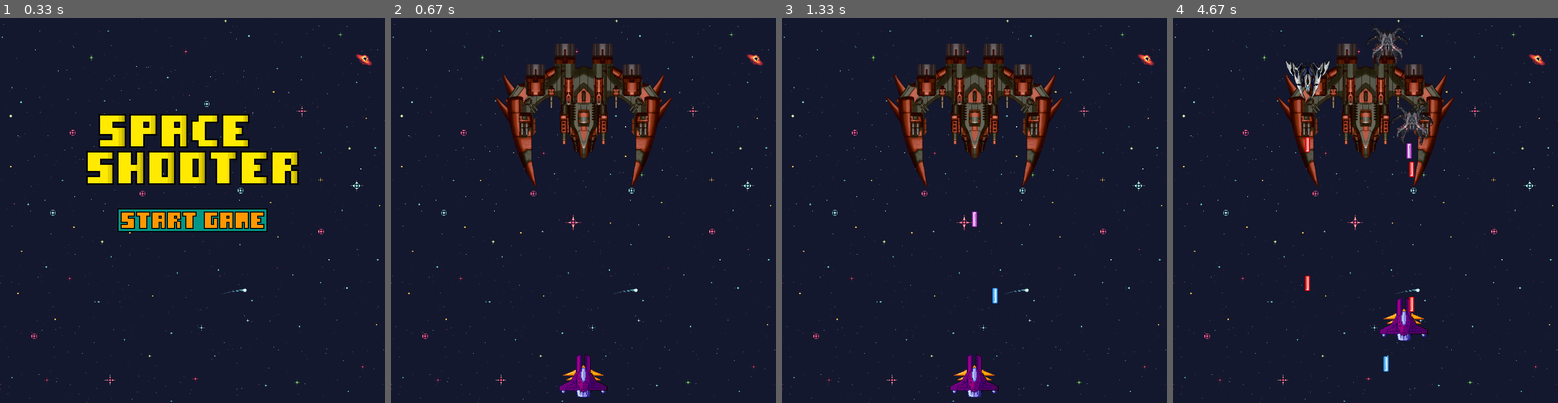
Above: before the commit, frames 1-4 (left to right).
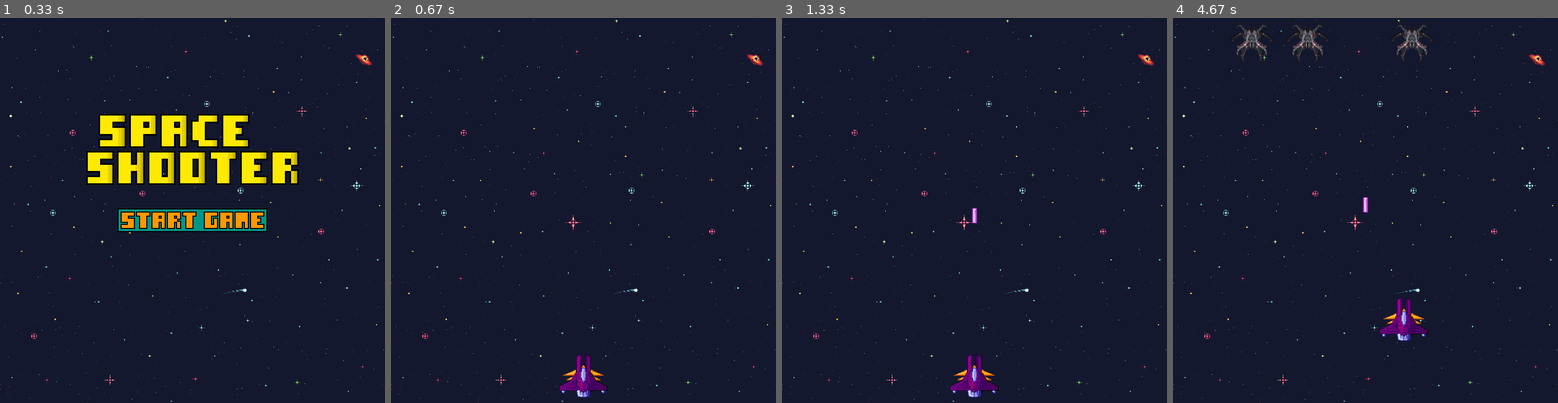
Above: after the commit, the same moments.

Repository: cjs-13/Projeto_pygame
Game: pygame game, started from main.py
The game is run twice, just before and just after one commit, with the same random seed, the same clock (stepped at 60 frames per second) and the same inputs.
Inputs (mouse positions are in pixels of both pictures, inside the frame that each line leads up to):
- Up to frame 1 (0.33 s): no input
- Up to frame 2 (0.67 s): click (583, 222) at 0.38 s
- Up to frame 3 (1.33 s): tap Space at 0.67 s; tap L at 1 s
- Up to frame 4 (4.67 s): hold D 1.33-1.8 s; tap Space at 1.4, 1.7, 1.9, 2.23, 2.53, 2.73, 3.03, 3.3, 3.63, 3.93, 4.07, 4.47 s; hold W 1.83-2.13 s; tap U at 1.98, 3.38, 4.55 s; hold D 2.17-2.63 s; hold A 2.67-3.2 s; hold S 3.23-3.53 s; hold A 3.57-3.97 s; hold W 4-4.37 s; hold D from 4.4 s (still down)

Frame 1 is identical in both runs. In frame 2, 7.2% of the frame differs, in the area x 26-74%, y 6-44%; in frame 3, 7.3%; in frame 4, 8.9%, in the area x 14-74%, y 0-92%.

Commit message:
Novo sistema de colisão 100% implementado
o novo sistema de colisão foi implementado, removido o bug em que se tiver varios inimigos na tela e um morrer o jogo crasha, inimigos e chefão ainda pecisam ter armas recalibradas

Diff:
--- a/main.py
+++ b/main.py
@@ -39,43 +39,27 @@
 
 # Classes
 class Laser():
-    def __init__(self, x, y, img, nave, indice, arma):
+    def __init__(self, x, y, img, nave, arma):
         self.x = x
         self.y = y
         self.img = img
         self.mascara = pygame.mask.from_surface(self.img)
         self.nave = nave
-        self.indice = indice
-        self.damagetype = nave.damagetype
+        self.damagetype = nave.layer
         self.vel_x = nave.laservel_x[arma]
         self.vel_y = nave.laservel_y[arma]
-        self.hp = nave.laserhp
-        self.arma_x = nave.arma_x[arma]
-        self.arma_y = nave.arma_y[arma]
-
-    def draw(self, tela):
-        if self.nave.tipo == "Jogador":
-            tela.blit(self.img, (int(self.x) + (self.nave.largura()//2) - (self.img.get_width()//2), int(self.y)))
-        elif self.nave.tipo == "Inimigo":
-            tela.blit(self.img, (self.x + (self.nave.largura()//2) - (self.img.get_width()//2), self.y + self.nave.altura() - self.img.get_height()))
-        elif self.nave.tipo == "Boss":
-            if self.indice == 0:
-                tela.blit(self.img, (int(self.x) + (self.nave.largura()//4) + (self.img.get_width()*2), int(self.y) + (self.nave.altura()//3) + ((self.img.get_height()//3)*2)))
-            if self.indice == 1:
-                tela.blit(self.img, (int(self.x) + (self.nave.largura()//4) + ((self.img.get_width()*9)//2), int(self.y) + ((self.nave.altura()//3)*2) + (self.img.get_height()//3)))
-            if self.indice == 2:
-                tela.blit(self.img, (int(self.x) + (self.nave.largura()//2) + ((self.img.get_width()*7)//2), int(self.y) + ((self.nave.altura()//3)*2) + (self.img.get_height()//3)))
-            if self.indice == 3:
-                tela.blit(self.img, (int(self.x) + (self.nave.largura()//2) + (self.img.get_width()*6), int(self.y) + (self.nave.altura()//3) + ((self.img.get_height()//3)*2)))
+        self.hp = nave.laserhp[arma]
+        self.arma = arma
+
 
     def drawinterno(self, tela):
-        tela.blit(self.img, self.arma_x, self.arma_y)
+        tela.blit(self.img, (int(self.x) + self.nave.arma_x[self.arma],int(self.y) + self.nave.arma_y[self.arma]))
 
     def mover(self, vel):
         self.y += vel
 
-    def fora_tela(self, altura):
-        return self.y <= 0 or self.y >= altura
+    def fora_tela(self,):
+        return self.y <= 0 or self.y >= ALTURA
 
     def colisao(self, obj):
         return testa_colisao(self, obj, self.nave)
@@ -89,26 +73,18 @@
     def moverlaserinterno(self, lasers):
         self.x += self.vel_x
         self.y += self.vel_y
-        if laser.fora_tela(ALTURA):
-            lasers.remove(laser)
-
-    def colisaointerno(self, naves):
+        if self.fora_tela():
+            lasers.remove(self)
+
+    def colisaointerno(self, naves, lasers):
         for nave in naves:
-            if nave.damagetype == b and self.damagetype == a:
-                if laser.colisao(nave):
-                    nave.hp -= 1
-                    self.hp -= 1
-
-            elif nave.damagetype == a and self.damagetype ==b:
-                if laser.colisao(nave):
-                    nave.hp -= 1
-                    self.hp -= 1
-
-            if nave.hp < 1:
-                naves.remove(nave)
-
-            if self.hp < 1:
-                lasers.remove(self)
+            if nave.layer != self.damagetype and self.colisao(nave):
+                nave.hp -= 1
+                self.hp -= 1
+
+    def testevida(self, lasers):
+        if self.hp < 1:
+            lasers.remove(self)
 class Nave():
     def __init__(self, x, y):
         self.x = x
@@ -119,37 +95,23 @@
         self.lasers = list()
         self.firerate = 15
         self.cool_down_counter = self.firerate
-        self.damagetype = None
-        self.laservel_x = []
-        self.laservel_y = []
-        self.laserhp = []
+        self.layer = 2
+        self.laservel_x = [0,0,0,0,0]
+        self.laservel_y = [0,0,0,0,0]
+        self.laserhp = [0,0,0,0,0]
         self.hp = 1
-        self.arma_x = []
-        self.arma_y = []
+        self.arma_x = [0,0,0,0,0]
+        self.arma_y = [0,0,0,0,0]
 
     def draw(self, tela):
         tela.blit(self.nave_img, (int(self.x), int(self.y)))
-        for laser in self.lasers:
-            laser.draw(tela)
-
-    def atirar(self, nave, indice):
-        if self.cool_down_counter == 0:
+
+    def atirarinterno(self, arma, lasers):
+        self.cool_down_counter -= 1
+        if self.cool_down_counter < 0:
             self.cool_down_counter = self.firerate
-            if nave.tipo != "Boss":
-                laser = Laser(self.x, self.y, self.laser_img, nave, indice, 0)
-                self.lasers.append(laser)
-            else:
-                laser = Laser(self.x, self.y, self.laser_img, nave, indice, 0)
-                self.lasers.append(laser)
-        self.cool_down_counter -= 1
-
-    def atirarinterno(self, nave, arma):
-        if self.cool_down_counter == 0:
-            self.cool_down_counter = self.firerate
-            laser = Laser(self.x, self.y, self.laser_img, nave, indice, arma)
+            laser = Laser(self.x, self.y, self.laser_img, self, arma)
             lasers.append(laser)
-
-        self.cool_down_counter -= 1
 
     def firerateup(self):
         if self.firerate >= 2:
@@ -163,6 +125,10 @@
 
     def altura(self):
         return self.nave_img.get_height()
+
+    def testevida(self, naves):
+        if self.hp < 1:
+            naves.remove(self)
 
 class Jogador(Nave):
     def __init__(self, x, y):
@@ -172,12 +138,12 @@
         self.mascara = pygame.mask.from_surface(self.nave_img)
         self.cool_down_counter = 0
         self.tipo = "Jogador"
-        self.damagetype = "a"
-        self.laserhp = [1]
-        self.laservel_x = [-7]
-        self.laservel_y = [0]
-        self.arma_x = [self.x + 40]
-        self.arma_y = [self.y]
+        self.layer = 1
+        self.laserhp[0] = 1
+        self.laservel_x[0] = 0
+        self.laservel_y[0] = -7
+        self.arma_x[0] = 45
+        self.arma_y[0] = 0
         self.hp = 3
 
     def mover_laser(self, vel, inimigos, boss):
@@ -196,19 +162,19 @@
                         self.lasers.remove(laser)
 
 class Inimigo(Nave):
-    def __init__(self, x, y, indice):
+    def __init__(self, x, y,):
         super().__init__(x, y)
-        self.nave_img = NAVES_INIMIGAS[indice]
+        self.nave_img = NAVES_INIMIGAS[0]
         self.laser_img = LASER_RED
         self.mascara = pygame.mask.from_surface(self.nave_img)
         self.tipo = "Inimigo"
         self.firerate = 45
-        self.damagetype = "b"
-        self.laserhp = [1]
-        self.laservel_x = [7]
-        self.laservel_y = [0]
-        self.arma_x = [self.x + 40]
-        self.arma_y = [self.y - 80]
+        self.damagetype = 2
+        self.laserhp[0] = 1
+        self.laservel_x[0] = 0
+        self.laservel_y[0] = 7
+        self.arma_x[0] = self.x + 40
+        self.arma_y[0] = self.y - 80
 
     def mover_laser(self, vel, jogador):
         for laser in self.lasers:
@@ -234,13 +200,28 @@
         self.mascara = pygame.mask.from_surface(self.nave_img)
         self.tipo = "Boss"
         self.firerate = 60
-        self.damagetype = "b"
-        self.laserhp = [1,1,1,1]
-        self.laservel_x = [7,7,7,7]
-        self.laservel_y = [0,0,0,0]
+        self.damagetype = 2
+        self.laserhp[0] = 1
+        self.laserhp[1] = 1
+        self.laserhp[2] = 1
+        self.laserhp[3] = 1
+        self.laservel_x[0] = 0
+        self.laservel_x[1] = 0
+        self.laservel_x[2] = 0
+        self.laservel_x[3] = 0
+        self.laservel_y[0] = 7
+        self.laservel_y[1] = 7
+        self.laservel_y[2] = 7
+        self.laservel_y[3] = 7
         self.hp = 100
-        self.arma_x = [self.x + 40, self.x + 20, self.x + 30, self.x + 10]
-        self.arma_y = [self.y - 80, self.y - 80, self.y - 80, self.y - 80]
+        self.arma_x[0] = self.x + 40
+        self.arma_x[1] = self.x + 40
+        self.arma_x[2] = self.x + 40
+        self.arma_x[3] = self.x + 40
+        self.arma_y[0] = self.y - 80
+        self.arma_y[1] = self.y - 80
+        self.arma_y[2] = self.y - 80
+        self.arma_y[3] = self.y - 80
 
     def mover_laser(self, vel, jogador):
         for laser in self.lasers:
@@ -268,22 +249,16 @@
 def main():
     jogando = True
     jogador_vel = 5
-    lasers_vel = 7
     inimigos_vel = 1
     naves = list()
     jogador = Jogador(LARGURA//2 - NAVE_PRINCIPAL.get_width()/2, ALTURA - 100)
     naves.append(jogador)
-    boss = Boss(LARGURA//2 - NAVES_INIMIGAS[3].get_width()/2, 50, 3)
-    naves.append(Boss)
-    inimigos = list()
     lasers = list()
 
     while jogando:
         RELOGIO.tick(FPS)
         TELA.blit(BG, (0, 0))
-        jogador.draw(TELA)
-        boss.draw(TELA)
-        for nave in inimigos:
+        for nave in naves:
             nave.draw(TELA)
         for event in pygame.event.get():
             if event.type == pygame.QUIT:
@@ -296,9 +271,8 @@
                     pygame.quit()
                     exit()
                 if event.key == pygame.K_u:
-                    inimigo = Inimigo(random.randint(100, 500), 0, random.randint(0, 2))
-                    inimigos.append(inimigo)
-                    naves.append(inimigo)
+                    inimigotempo = Inimigo(random.randint(100, 500), 0)
+                    naves.append(inimigotempo)
 
                 if event.key == pygame.K_l:
                     jogador.firerateup()
@@ -317,20 +291,15 @@
         if keys[pygame.K_s] and jogador.y + jogador_vel + jogador.altura() < ALTURA:
             jogador.y += jogador_vel
         if keys[pygame.K_SPACE]:
-            jogador.atirar(jogador, None)
-
-        boss.atirar(boss, random.randint(0, 3))
-        boss.mover_laser(lasers_vel, jogador)
-
-        jogador.mover_laser(-lasers_vel, inimigos, boss)
-
-        for nave in inimigos:
-            nave.atirar(nave, None)
-            nave.mover_laser(lasers_vel, jogador)
-            nave.mover_nave(inimigos_vel, nave, inimigos)
+            jogador.atirarinterno(0,lasers)
 
         for laser in lasers:
-            laser.moverlaserinterno()
+            laser.moverlaserinterno(lasers)
+            laser.colisaointerno(naves, lasers)
+            laser.testevida(lasers)
+            laser.drawinterno(TELA)
+        for nave in naves:
+            nave.testevida(naves)
 
         pygame.display.flip()
 
